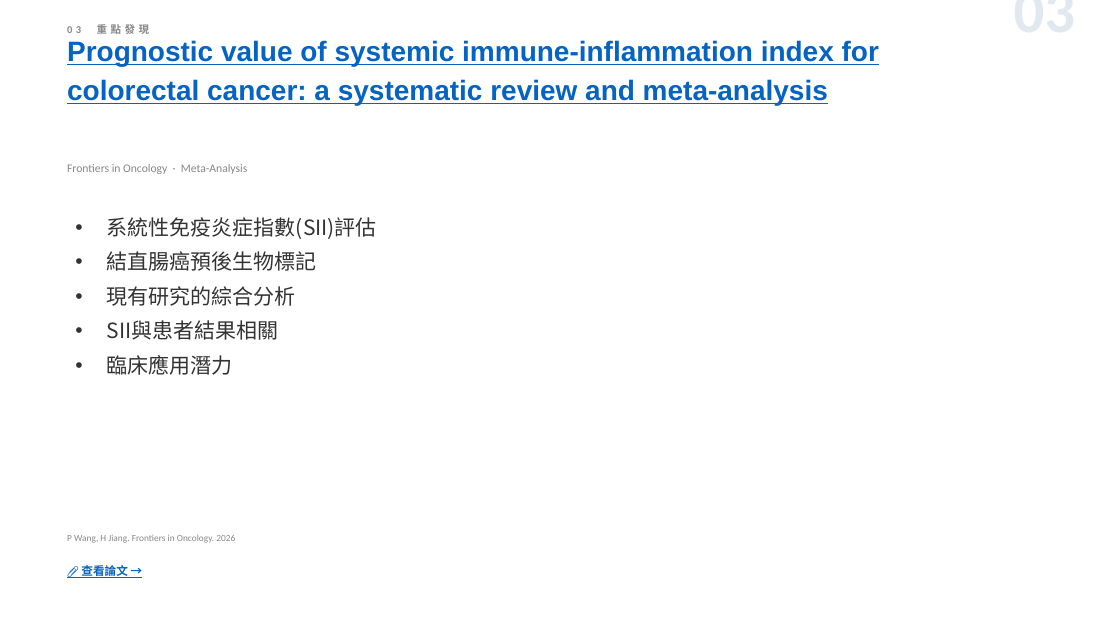
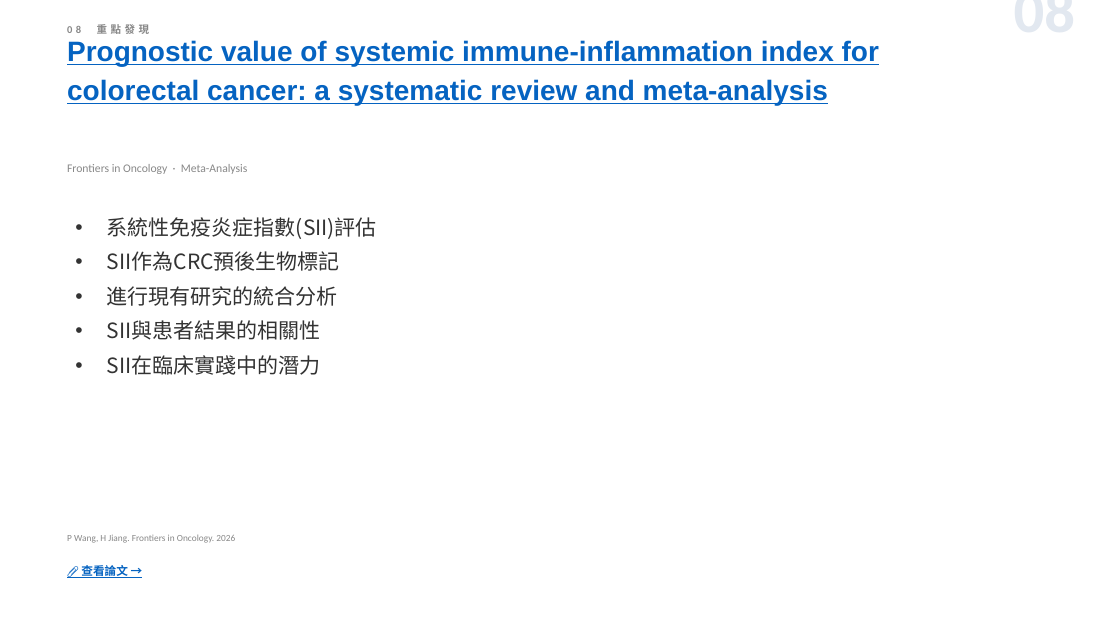
Before and after one commit to jejenhu-maker/colorectal-weekly-digest, a slide deck: slide 10 of docs/digest-zh.pptx (slide 5 before the commit). Drawn at 1120x630 pixels with LibreOffice and Linux fonts; fonts in the diff are those of the drawing. Boxes give left, top, right and bottom in pixels: in the first picture for what was removed or moved away, otherwise in the second. Text is boxed around its words. In the diff, an @@ line names an element or a change of style, - is before the commit and + after.

```diff
--- a/docs/digest-zh.pptx
+++ b/docs/digest-zh.pptx
@@ text at (840, 8, 1075, 8): text changed @@
-03
+08
@@ text at (107, 251, 340, 375): text changed @@
-• 結直腸癌預後生物標記
-• 現有研究的綜合分析
-• SII與患者結果相關
-• 臨床應用潛力
+• SII作為CRC預後生物標記
+• 進行現有研究的統合分析
+• SII與患者結果的相關性
+• SII在臨床實踐中的潛力
```
Also in this commit, not shown: 11 other slides changed, 2 slides added, 2 slides removed, 2 other files.
